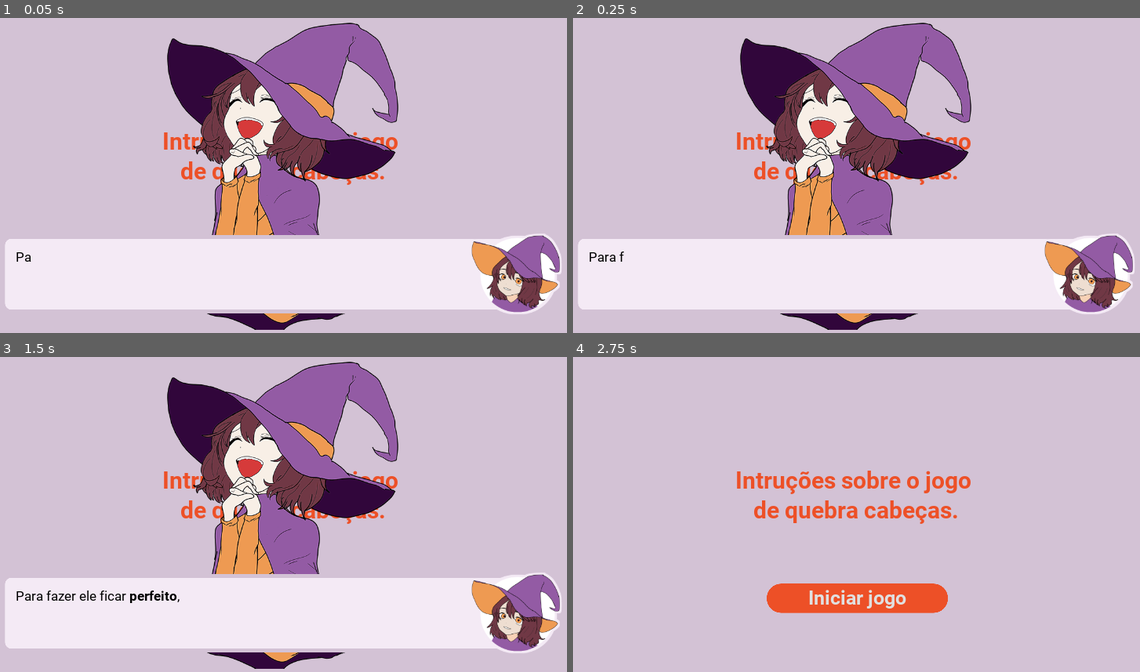
Above: before the commit, frames 1-4 (two rows, left to right).
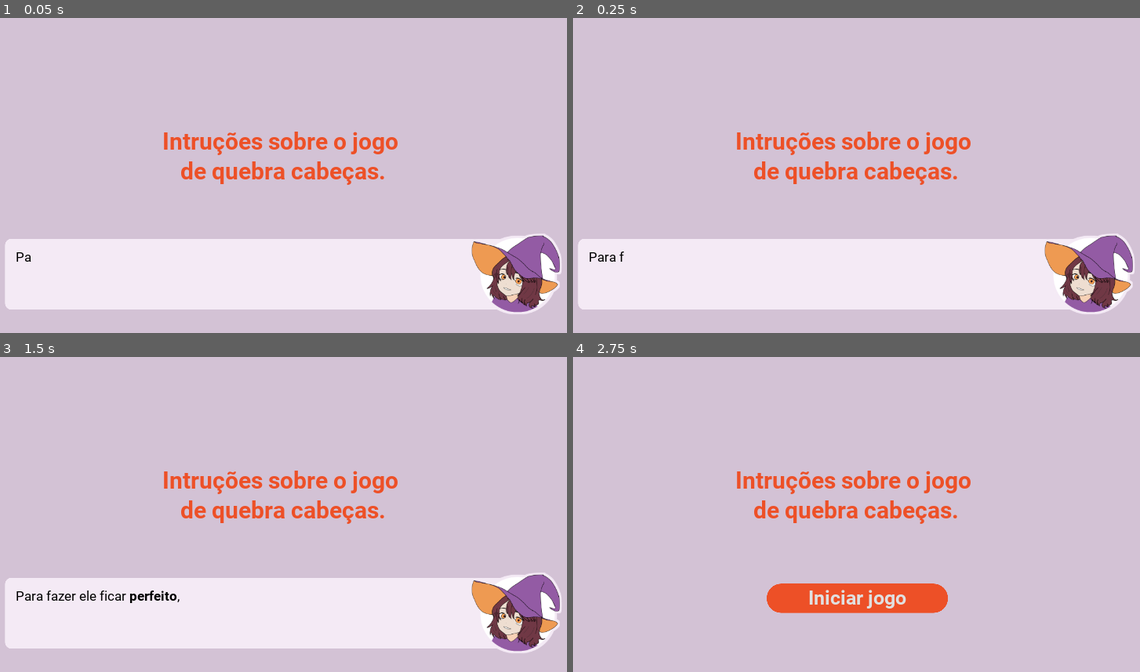
Above: after the commit, the same moments.

Repository: MauroV27/String-heroes
Game: Godot game, scene res://Scenes/Minigame1/Minigame1.tscn
The game is run twice, just before and just after one commit, with the same random seed, the same clock (stepped at 60 frames per second) and the same inputs. This scene is started directly instead of the project's main scene.
Inputs (mouse positions are in pixels of both pictures, inside the frame that each line leads up to):
- Up to frame 1 (0.05 s): no input
- Up to frame 2 (0.25 s): no input
- Up to frame 3 (1.5 s): click "Iniciar jogo" at 0.5 s; click "Iniciar jogo" at 1.25 s
- Up to frame 4 (2.75 s): tap Enter (ui_accept) at 2, 2.1, 2.27, 2.57 s; move the mouse to (992, 476) at 2.02 s; hold Up (ui_up) from 2.03 s (still down)

The runs differ from the first frame. In frame 1, 18% of the frame differs, in the area x 29-71%, y 1-100%; in frame 2, 18%; in frame 3, 18%; in frame 4, nothing differs.

Commit message:
Coreções nos sistemas de dialogo, agora as imagens ficam invisiveis quando não são chamadas.

Diff:
--- a/String Heroes/Scenes/DialogBox/Dialog.gd
+++ b/String Heroes/Scenes/DialogBox/Dialog.gd
@@ -71,11 +71,13 @@
 
 	if dialog[phraseNum]["type"] == "icon":
 		$DialogBox/Character_icon.visible = true
+		$Character_body.visible = false
 		$DialogBox/Character_icon.texture = load(img)
 		$DialogBox/Text.rect_size = TEXT_SIZE_ICON
 		animation_type = "icon_move"
 	else:
 		$Character_body.visible = true
+		$DialogBox/Character_icon.visible = false
 		$Character_body.texture = load(img)
 		$DialogBox/Text.rect_size = TEXT_SIZE_BODY
 		animation_type = "body_move"
--- a/String Heroes/Scenes/DialogBox/DialogBox.tscn
+++ b/String Heroes/Scenes/DialogBox/DialogBox.tscn
@@ -79,6 +79,7 @@
 }
 
 [node name="Character_body" type="Sprite" parent="."]
+visible = false
 position = Vector2( 640, 400 )
 texture = ExtResource( 5 )
 
